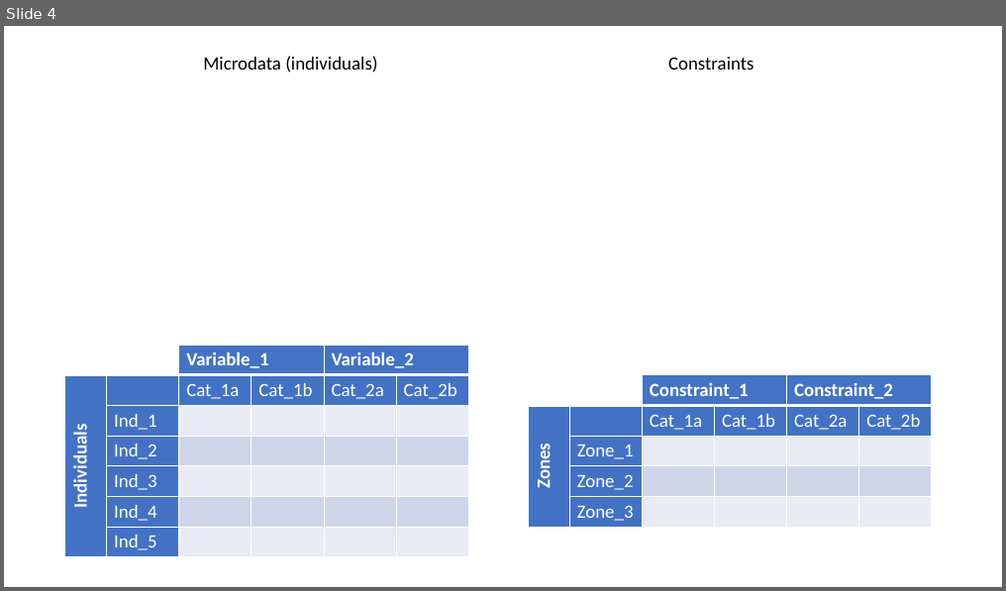
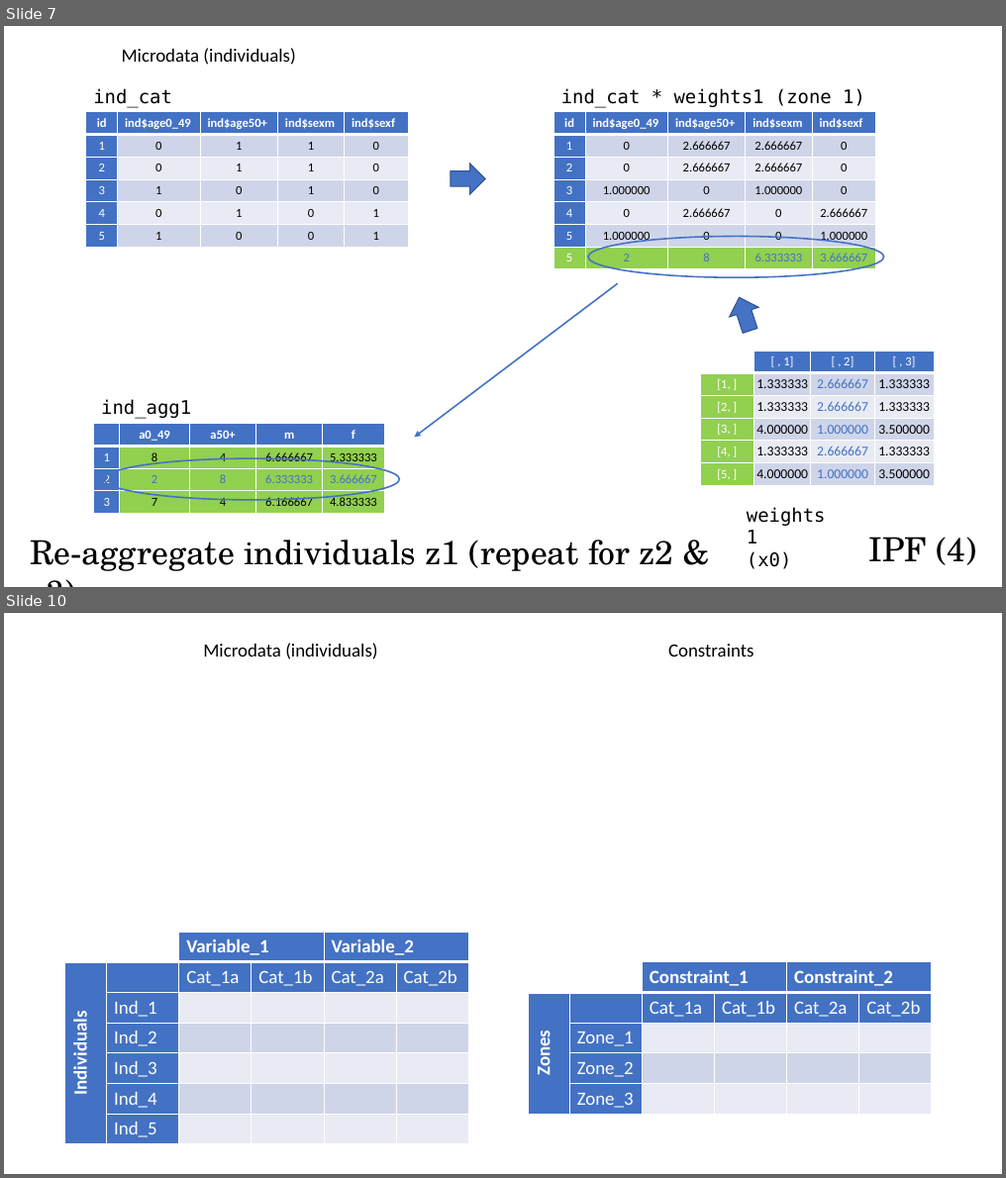
Before and after one commit to twrushby/SpatialMicrosim, a slide deck: SpatialMicrosim.pptx. Shown one above the other, each under a label of ours: slide 4 before the commit, slides 7 and 10 after it; the slides between them are not shown. The pictures are 1006x591 and 1006x1178 pixels, drawn with LibreOffice and Linux fonts; fonts in the diff are those of the drawing. Boxes give left, top, right and bottom in pixels: in the first picture for what was removed or moved away, otherwise in the second. Text is boxed around its words. In the diff, an @@ line names an element or a change of style, - is before the commit and + after.

Commit message:
updated with weights arithmetic and re-aggregation

```diff
--- a/SpatialMicrosim.pptx
+++ b/SpatialMicrosim.pptx
@@ slide 7 added at (4,26,1002,587), background #FFFFFF @@
@@ text added at (122,48,295,65), 18 pt, text #000000 @@
+Microdata (individuals)
@@ table added at (86,112,408,247), 6 rows, 5 columns @@
+id | ind$age0_49 | ind$age50+ | ind$sexm | ind$sexf
+1 | 0 | 1 | 1 | 0
+2 | 0 | 1 | 1 | 0
+3 | 1 | 0 | 1 | 0
+4 | 0 | 1 | 0 | 1
+5 | 1 | 0 | 0 | 1
@@ text added at (93,88,172,108), 18 pt, text #000000 @@
+ind_cat
@@ table added at (554,112,876,270), 7 rows, 5 columns @@
+id | ind$age0_49 | ind$age50+ | ind$sexm | ind$sexf
+1 | 0 | 2.666667 | 2.666667 | 0
+2 | 0 | 2.666667 | 2.666667 | 0
+3 | 1.000000 | 0 | 1.000000 | 0
+4 | 0 | 2.666667 | 0 | 2.666667
+5 | 1.000000 | 0 | 0 | 1.000000
+5 | 2 | 8 | 6.333333 | 3.666667
@@ text added at (561,88,865,108), 18 pt, text #000000 @@
+ind_cat * weights1 (zone 1)
@@ down arrow added at (450,164,485,194), fill #4472C4, outline #325491 1 pt @@
@@ ellipse added at (589,236,884,277), outline #4472C4 1.5 pt @@
@@ arrow added from (618, 283) to (414, 437), #4472C4 1.5 pt @@
@@ down arrow added at (725,293,765,336), fill #4472C4, outline #325491 1 pt @@
@@ table added at (700,351,934,485), 6 rows, 4 columns @@
+ | [ , 1] | [ , 2] | [ , 3]
+[1, ] | 1.333333 | 2.666667 | 1.333333
+[2, ] | 1.333333 | 2.666667 | 1.333333
+[3, ] | 4.000000 | 1.000000 | 3.500000
+[4, ] | 1.333333 | 2.666667 | 1.333333
+[5, ] | 4.000000 | 1.000000 | 3.500000
@@ text added at (101,399,191,419), 18 pt, text #000000 @@
+ind_agg1
@@ table added at (94,424,385,513), 4 rows, 5 columns @@
+ | a0_49 | a50+ | m | f
+1 | 8 | 4 | 6.666667 | 5.333333
+2 | 2 | 8 | 6.333333 | 3.666667
+3 | 7 | 4 | 6.166667 | 4.833333
@@ ellipse added at (104,459,399,500), outline #4472C4 1.5 pt @@
@@ text added at (30,540,674,571), 32 pt, text #000000 @@
+Re-aggregate individuals z1 (repeat for z2 & z3)
@@ text added at (746,552,792,570), 18 pt, text #000000 @@
+weights1
+(x0)
@@ text added at (869,537,976,566), 32 pt, text #000000 @@
+IPF (4)
@@ what was slide 4 is now slide 10 @@
```
Also in this commit, not shown: 2 slides changed, 6 other slides added, 1 slide removed.
